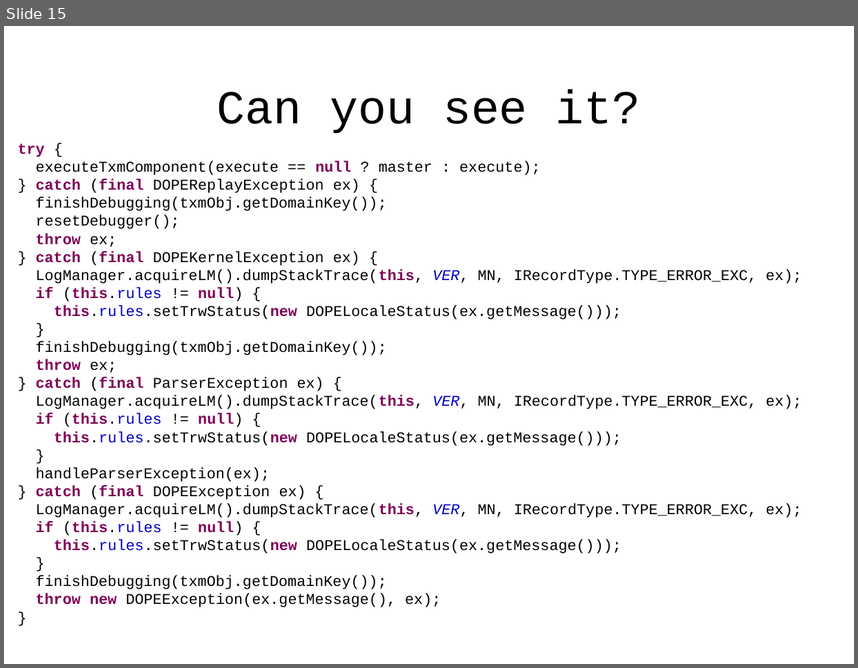
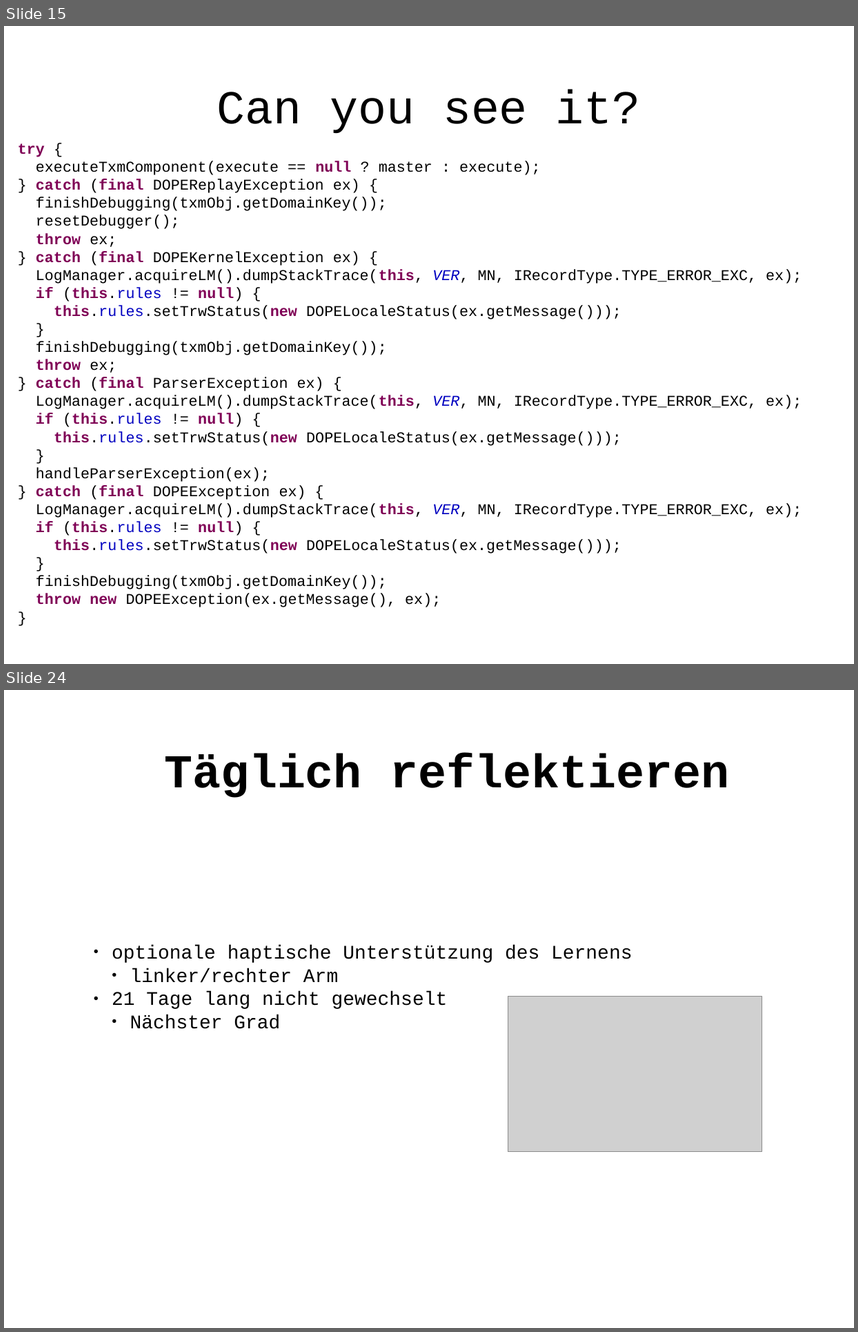
Before and after one commit to Weltraumschaf/Slides, a slide deck: CleanCodeDeveloper/RoterDan1/CCD_Roter_Dan_1.odp. Shown one above the other, each under a label of ours: slide 15 before the commit, slides 15 and 24 after it; the slides between them are not shown. The pictures are 858x668 and 858x1332 pixels, drawn with LibreOffice and Linux fonts; fonts in the diff are those of the drawing; grey boxes stand for pictures. Boxes give left, top, right and bottom in pixels: in the first picture for what was removed or moved away, otherwise in the second. Text is boxed around its words. In the diff, an @@ line names an element or a change of style, - is before the commit and + after.

```diff
--- a/CleanCodeDeveloper/RoterDan1/CCD_Roter_Dan_1.odp
+++ b/CleanCodeDeveloper/RoterDan1/CCD_Roter_Dan_1.odp
@@ slide 24 added at <box>4,690,854,1328</box>, background #FFFFFF @@
@@ title added at <box>164,753,730,798</box>, 44 pt, text #000000, bold @@
+  Täglich reflektieren
@@ text added at <box>112,945,632,1029</box>, 18 pt, text #000000 @@
+● optionale haptische Unterstützung des Lernens
+  ● linker/rechter Arm
+● 21 Tage lang nicht gewechselt
+  ● Nächster Grad
@@ picture added at <box>508,996,762,1152</box> @@
```
Also in this commit, not shown: 3 slides changed, 8 other slides added, 3 slides removed, 3 other files.
